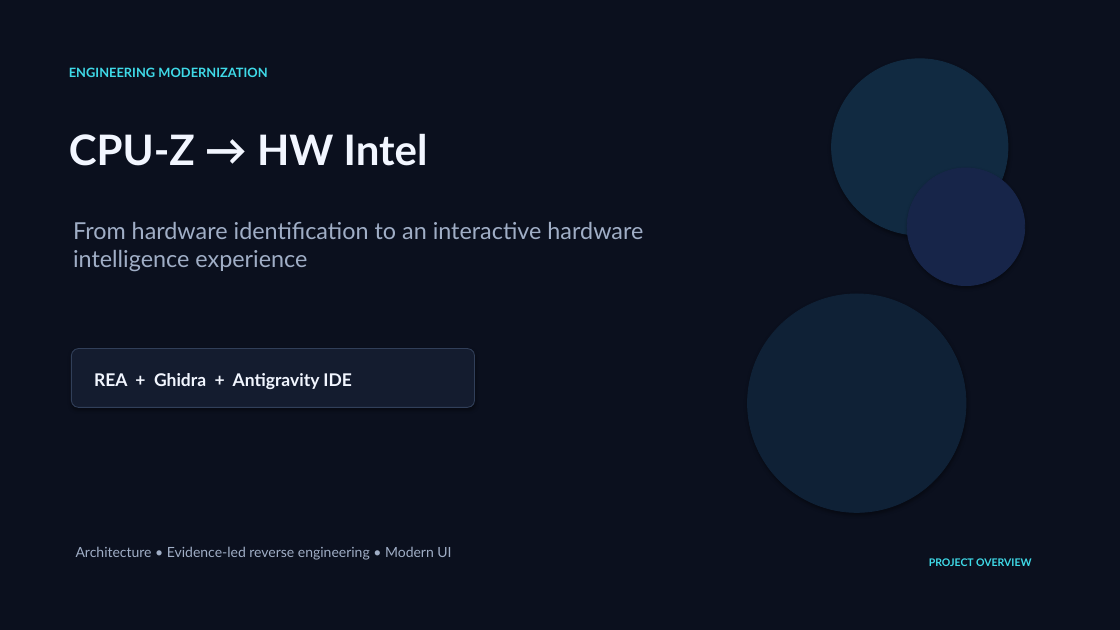
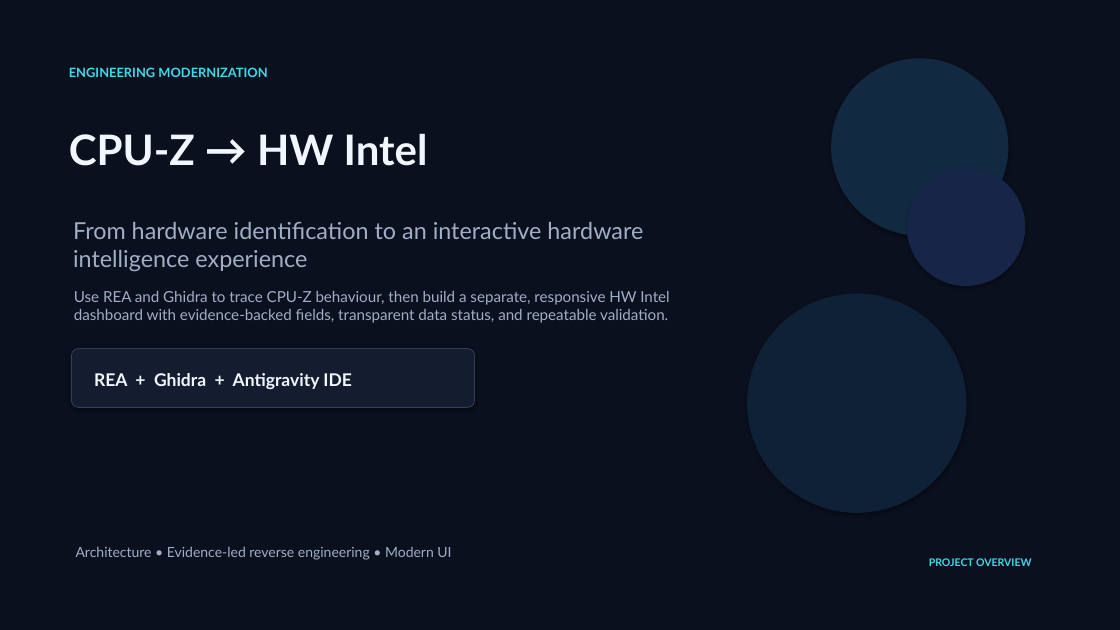
Before and after one commit to SK7Cosmo/HW-Intel, a slide deck: slide 1 of docs/Supplements/CPUZ_HW_Intel_Modernization_Overview.pptx. Drawn at 1120x630 pixels with LibreOffice and Linux fonts; fonts in the diff are those of the drawing. Boxes give left, top, right and bottom in pixels: in the first picture for what was removed or moved away, otherwise in the second. Text is boxed around its words. In the diff, an @@ line names an element or a change of style, - is before the commit and + after.

Commit message:
PPT Update

```diff
--- a/docs/Supplements/CPUZ_HW_Intel_Modernization_Overview.pptx
+++ b/docs/Supplements/CPUZ_HW_Intel_Modernization_Overview.pptx
@@ text added at [74, 291, 669, 323], 13 pt, text #A0AEC6 @@
+Use REA and Ghidra to trace CPU-Z behaviour, then build a separate, responsive HW Intel dashboard with evidence-backed fields, transparent data status, and repeatable validation.
```
